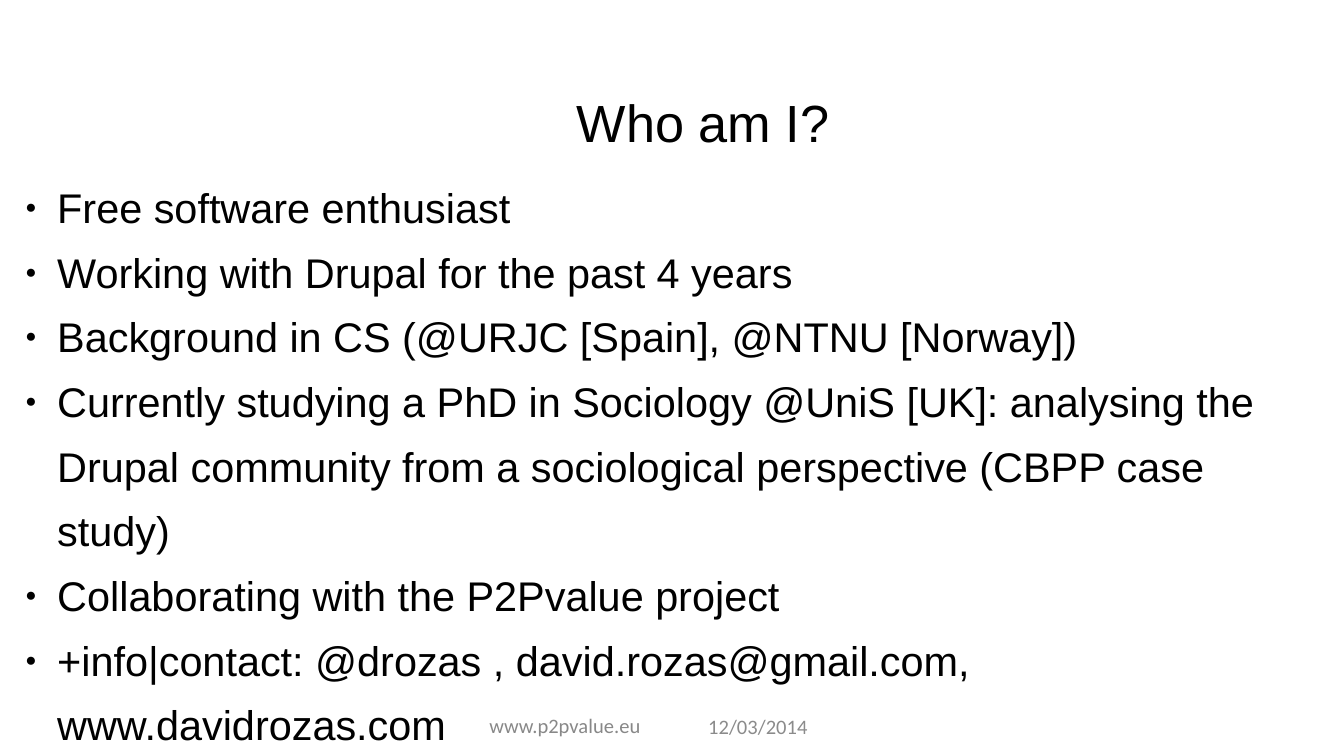
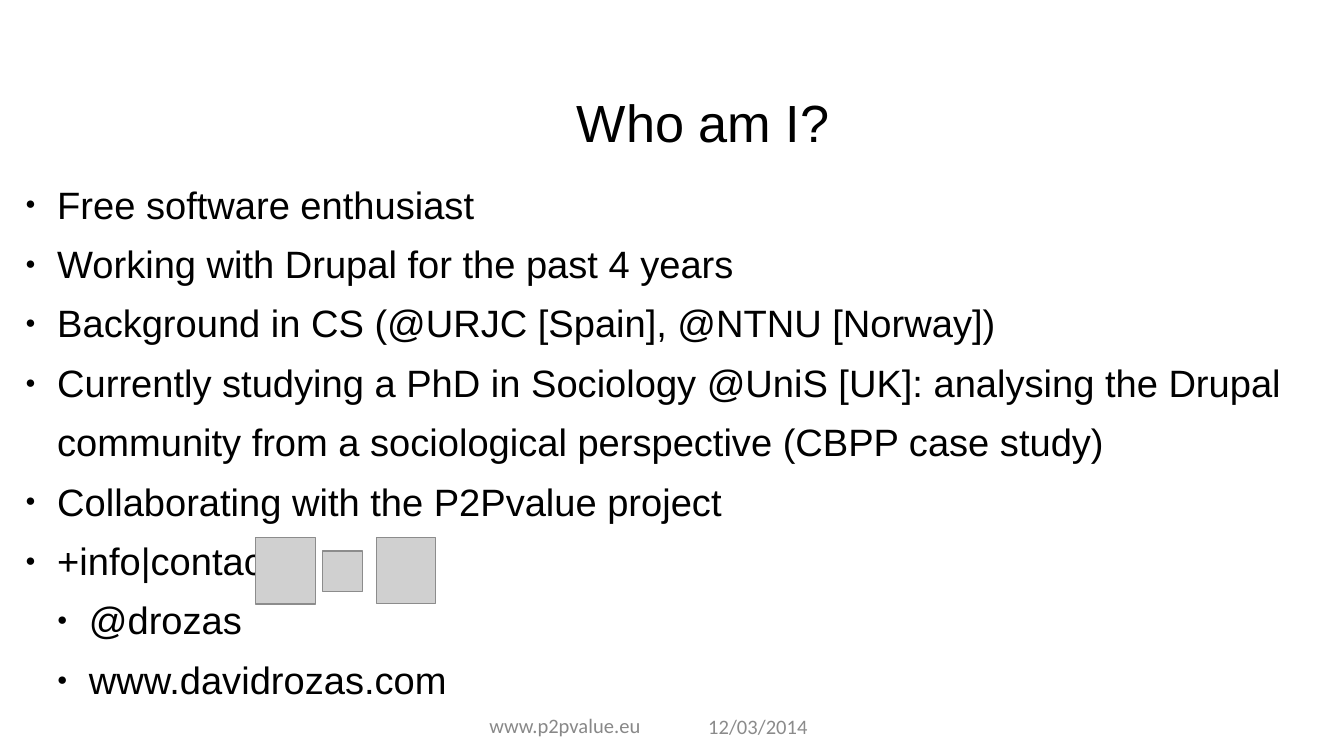
Before and after one commit to drozas/p2pvalue_directory_slides, a slide deck: slide 2 of p2pvalue_directory_techn_presentation.odp. Drawn at 1344x756 pixels with LibreOffice and Linux fonts; fonts in the diff are those of the drawing; grey boxes stand for pictures; background and template pictures are left out. Boxes give left, top, right and bottom in pixels: in the first picture for what was removed or moved away, otherwise in the second. Text is boxed around its words. In the diff, an @@ line names an element or a change of style, - is before the commit and + after.

```diff
--- a/p2pvalue_directory_techn_presentation.odp
+++ b/p2pvalue_directory_techn_presentation.odp
@@ subtitle at bbox=[57, 191, 1281, 524]: size 22.2 to 20.4 pt in "Free software enthusiast", "Working with Drupal for the past 4 ...", "Background in CS (@URJC [Spain], @NTNU [Norway])", "Currently studying a PhD in Sociology @UniS ..." and 1 more places @@
@@ picture added at bbox=[255, 538, 316, 603] @@
@@ picture added at bbox=[376, 538, 435, 603] @@
@@ subtitle at bbox=[57, 545, 284, 640]: text changed; size 22.2 to 20.4 pt @@
-● +info|contact: @drozas , david.rozas@gmail.com, www.davidrozas.com
+● +info|contact:
+  ● @drozas
+  ● www.davidrozas.com
@@ picture added at bbox=[323, 551, 363, 591] @@
```
Also in this commit, not shown: 2 other slides changed, 2 other files.
